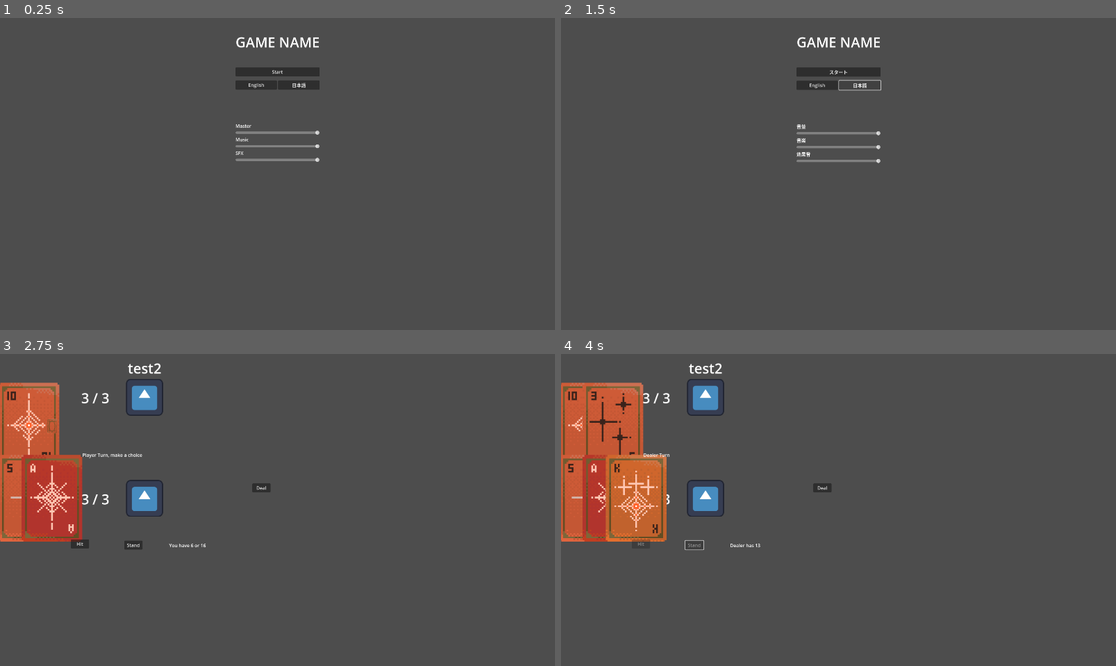
Above: before the commit, frames 1-4 (two rows, left to right).
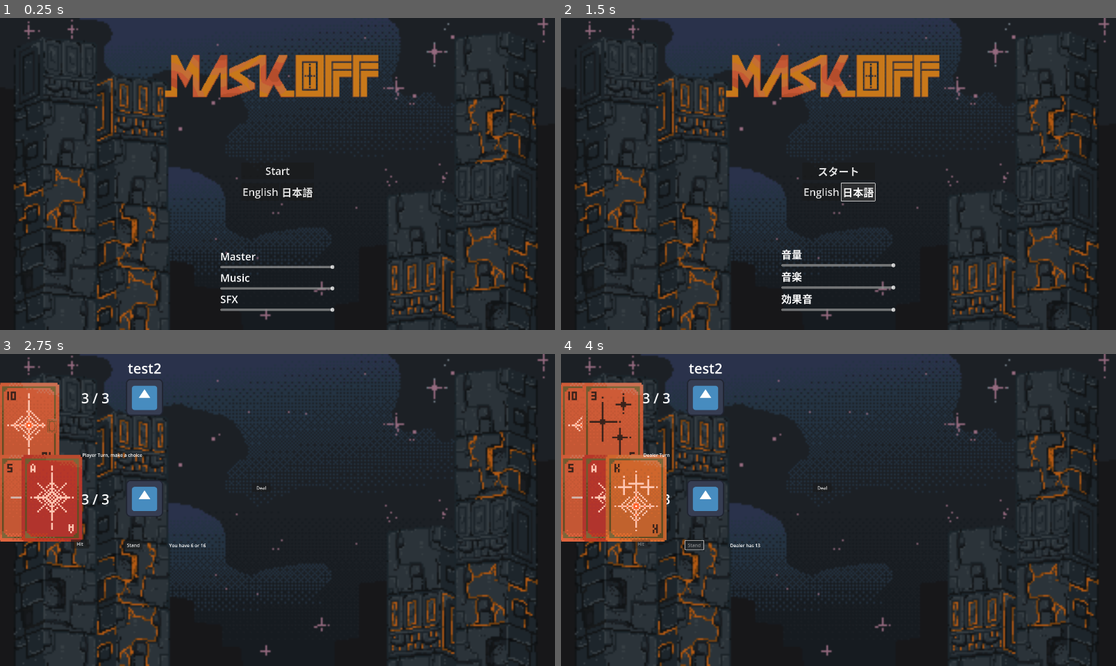
Above: after the commit, the same moments.

Repository: jrattur2/ggj-2026-team-coup
Game: Godot game, scene res://Levels/startup_level.tscn
Same seed, same stepped clock (60 frames per second), same inputs: the game is played once before the commit and once after it. The engine's default icon, where the game draws it, is replaced by a stand-in: a white triangle on a blue panel in a dark square.
Inputs:
- Up to frame 1 (0.25 s): no input
- Up to frame 2 (1.5 s): click "English" at 0.5 s; click "日本語" at 1.25 s
- Up to frame 3 (2.75 s): click "スタート" at 2 s
- Up to frame 4 (4 s): click "Hit" at 2.75 s; click "Stand" at 3.5 s

The runs differ from the first frame. In frame 1, 99% of the frame differs, in the area x 0-100%, y 0-100%; in frame 2, 99%; in frame 3, 91%; in frame 4, 89%.

Commit message:
adjust main menu

Diff:
--- a/Levels/startup_level.tscn
+++ b/Levels/startup_level.tscn
@@ -6,6 +6,7 @@
 [ext_resource type="Resource" uid="uid://beavtv02jelgd" path="res://Resources/Enemy/test_enemy.tres" id="3_2w55e"]
 [ext_resource type="Resource" uid="uid://bl838rgbidx8s" path="res://Resources/Enemy/test_enemy2.tres" id="4_sesdb"]
 [ext_resource type="PackedScene" uid="uid://b7ofdux6144l0" path="res://Menu/post_battle_menu.tscn" id="5_2w55e"]
+[ext_resource type="Texture2D" uid="uid://cr3jxi01f25rk" path="res://assets/backgrounds/title_background.png" id="5_wrxox"]
 [ext_resource type="PackedScene" uid="uid://btv65mscyer4p" path="res://Menu/win_screen.tscn" id="7_vpdpk"]
 [ext_resource type="PackedScene" uid="uid://cesjx236ptpm1" path="res://Menu/lose_screen.tscn" id="8_ntmli"]
 [ext_resource type="AudioStream" uid="uid://b6u8dyoogdtfu" path="res://assets/music/Theme 1 WIP.mp3" id="9_ntmli"]
@@ -13,6 +14,36 @@
 [node name="StartupLevel" type="Node"]
 script = ExtResource("1_l788o")
 enemies = Array[ExtResource("2_q50bm")]([ExtResource("3_2w55e"), ExtResource("4_sesdb")])
+
+[node name="BG" type="Control" parent="."]
+layout_mode = 3
+anchors_preset = 15
+anchor_right = 1.0
+anchor_bottom = 1.0
+grow_horizontal = 2
+grow_vertical = 2
+
+[node name="Title" type="Control" parent="BG"]
+layout_mode = 1
+anchors_preset = 15
+anchor_right = 1.0
+anchor_bottom = 1.0
+grow_horizontal = 2
+grow_vertical = 2
+
+[node name="TextureRect" type="TextureRect" parent="BG/Title"]
+layout_mode = 1
+anchors_preset = 15
+anchor_right = 1.0
+anchor_bottom = 1.0
+grow_horizontal = 2
+grow_vertical = 2
+texture = ExtResource("5_wrxox")
+
+[node name="Battle" type="Control" parent="BG"]
+anchors_preset = 0
+offset_right = 40.0
+offset_bottom = 40.0
 
 [node name="Ingame" type="Node" parent="."]
 
--- a/Menu/main-menu.tscn
+++ b/Menu/main-menu.tscn
@@ -1,9 +1,85 @@
-[gd_scene load_steps=3 format=3 uid="uid://mabbruid8hy5"]
+[gd_scene load_steps=14 format=3 uid="uid://mabbruid8hy5"]
 
 [ext_resource type="Script" uid="uid://giv7366j4an5" path="res://Menu/main_menu.gd" id="1_n8aby"]
-
-[sub_resource type="LabelSettings" id="LabelSettings_n8aby"]
-font_size = 48
+[ext_resource type="Texture2D" uid="uid://c81epeke3tqbk" path="res://assets/backgrounds/title.png" id="2_rp0vd"]
+
+[sub_resource type="AtlasTexture" id="AtlasTexture_a4ffa"]
+atlas = ExtResource("2_rp0vd")
+region = Rect2(0, 0, 256, 50)
+
+[sub_resource type="AtlasTexture" id="AtlasTexture_yvecl"]
+atlas = ExtResource("2_rp0vd")
+region = Rect2(256, 0, 256, 50)
+
+[sub_resource type="AtlasTexture" id="AtlasTexture_kn8ug"]
+atlas = ExtResource("2_rp0vd")
+region = Rect2(512, 0, 256, 50)
+
+[sub_resource type="AtlasTexture" id="AtlasTexture_7ie6l"]
+atlas = ExtResource("2_rp0vd")
+region = Rect2(768, 0, 256, 50)
+
+[sub_resource type="AtlasTexture" id="AtlasTexture_n4pu2"]
+atlas = ExtResource("2_rp0vd")
+region = Rect2(0, 50, 256, 50)
+
+[sub_resource type="AtlasTexture" id="AtlasTexture_p1p1i"]
+atlas = ExtResource("2_rp0vd")
+region = Rect2(256, 50, 256, 50)
+
+[sub_resource type="AtlasTexture" id="AtlasTexture_j5xqh"]
+atlas = ExtResource("2_rp0vd")
+region = Rect2(512, 50, 256, 50)
+
+[sub_resource type="AtlasTexture" id="AtlasTexture_0aty3"]
+atlas = ExtResource("2_rp0vd")
+region = Rect2(768, 50, 256, 50)
+
+[sub_resource type="AtlasTexture" id="AtlasTexture_mumn6"]
+atlas = ExtResource("2_rp0vd")
+region = Rect2(0, 100, 256, 50)
+
+[sub_resource type="AtlasTexture" id="AtlasTexture_ixeei"]
+atlas = ExtResource("2_rp0vd")
+region = Rect2(256, 100, 256, 50)
+
+[sub_resource type="SpriteFrames" id="SpriteFrames_nwo0u"]
+animations = [{
+"frames": [{
+"duration": 1.0,
+"texture": SubResource("AtlasTexture_a4ffa")
+}, {
+"duration": 1.0,
+"texture": SubResource("AtlasTexture_yvecl")
+}, {
+"duration": 1.0,
+"texture": SubResource("AtlasTexture_kn8ug")
+}, {
+"duration": 1.0,
+"texture": SubResource("AtlasTexture_7ie6l")
+}, {
+"duration": 1.0,
+"texture": SubResource("AtlasTexture_n4pu2")
+}, {
+"duration": 1.0,
+"texture": SubResource("AtlasTexture_p1p1i")
+}, {
+"duration": 1.0,
+"texture": SubResource("AtlasTexture_j5xqh")
+}, {
+"duration": 1.0,
+"texture": SubResource("AtlasTexture_0aty3")
+}, {
+"duration": 1.0,
+"texture": SubResource("AtlasTexture_mumn6")
+}, {
+"duration": 1.0,
+"texture": SubResource("AtlasTexture_ixeei")
+}],
+"loop": true,
+"name": &"default",
+"speed": 8.0
+}]
 
 [node name="MainMenu" type="Control"]
 layout_mode = 3
@@ -14,102 +90,115 @@
 grow_vertical = 2
 script = ExtResource("1_n8aby")
 
-[node name="MarginContainer" type="MarginContainer" parent="."]
+[node name="Control" type="Control" parent="."]
 layout_mode = 1
-anchors_preset = 13
+anchors_preset = 5
 anchor_left = 0.5
 anchor_right = 0.5
-anchor_bottom = 1.0
-offset_left = -88.0
-offset_right = 88.0
+offset_left = -20.0
+offset_right = 20.0
+offset_bottom = 40.0
 grow_horizontal = 2
-grow_vertical = 2
-
-[node name="VBoxContainer" type="VBoxContainer" parent="MarginContainer"]
-layout_mode = 2
-
-[node name="MarginContainer3" type="MarginContainer" parent="MarginContainer/VBoxContainer"]
-layout_mode = 2
-theme_override_constants/margin_top = 50
-theme_override_constants/margin_bottom = 50
-
-[node name="TitleLabel" type="Label" parent="MarginContainer/VBoxContainer/MarginContainer3"]
-layout_mode = 2
-text = "GAME NAME"
-label_settings = SubResource("LabelSettings_n8aby")
-horizontal_alignment = 1
-
-[node name="StartButton" type="Button" parent="MarginContainer/VBoxContainer"]
-layout_mode = 2
+
+[node name="AnimatedSprite2D" type="AnimatedSprite2D" parent="Control"]
+position = Vector2(0, 200)
+scale = Vector2(3, 3)
+sprite_frames = SubResource("SpriteFrames_nwo0u")
+
+[node name="StartButton" type="Button" parent="."]
+layout_mode = 0
+offset_left = 834.5
+offset_top = 500.0
+offset_right = 1085.5
+offset_bottom = 558.0
+theme_override_font_sizes/font_size = 36
 text = "MENU_START"
 
-[node name="MarginContainer" type="MarginContainer" parent="MarginContainer/VBoxContainer"]
-layout_mode = 2
+[node name="MarginContainer2" type="MarginContainer" parent="."]
+layout_mode = 0
+offset_left = 834.5
+offset_top = 562.0
+offset_right = 1085.5
+offset_bottom = 640.0
 theme_override_constants/margin_top = 10
 theme_override_constants/margin_bottom = 10
 
-[node name="HBoxContainer" type="HBoxContainer" parent="MarginContainer/VBoxContainer/MarginContainer"]
-layout_mode = 2
-
-[node name="EnButton" type="Button" parent="MarginContainer/VBoxContainer/MarginContainer/HBoxContainer"]
+[node name="HBoxContainer" type="HBoxContainer" parent="MarginContainer2"]
+layout_mode = 2
+
+[node name="EnButton" type="Button" parent="MarginContainer2/HBoxContainer"]
 auto_translate_mode = 2
 layout_mode = 2
 size_flags_horizontal = 3
+theme_override_font_sizes/font_size = 36
 text = "English"
 
-[node name="JaButton" type="Button" parent="MarginContainer/VBoxContainer/MarginContainer/HBoxContainer"]
+[node name="JaButton" type="Button" parent="MarginContainer2/HBoxContainer"]
 auto_translate_mode = 2
 layout_mode = 2
 size_flags_horizontal = 3
+theme_override_font_sizes/font_size = 36
 text = "日本語"
 
-[node name="MarginContainer2" type="MarginContainer" parent="MarginContainer/VBoxContainer"]
-layout_mode = 2
-theme_override_constants/margin_top = 100
-theme_override_constants/margin_bottom = 10
-
-[node name="VBoxContainer4" type="VBoxContainer" parent="MarginContainer/VBoxContainer/MarginContainer2"]
-layout_mode = 2
-
-[node name="VBoxContainer" type="VBoxContainer" parent="MarginContainer/VBoxContainer/MarginContainer2/VBoxContainer4"]
-layout_mode = 2
-
-[node name="Label" type="Label" parent="MarginContainer/VBoxContainer/MarginContainer2/VBoxContainer4/VBoxContainer"]
-layout_mode = 2
+[node name="VBoxContainer4" type="VBoxContainer" parent="."]
+layout_mode = 1
+anchors_preset = 7
+anchor_left = 0.5
+anchor_top = 1.0
+anchor_right = 0.5
+anchor_bottom = 1.0
+offset_left = -198.0
+offset_top = -280.0
+offset_right = 198.0
+offset_bottom = -62.0
+grow_horizontal = 2
+grow_vertical = 0
+
+[node name="VBoxContainer" type="VBoxContainer" parent="VBoxContainer4"]
+layout_mode = 2
+
+[node name="Label" type="Label" parent="VBoxContainer4/VBoxContainer"]
+layout_mode = 2
+theme_override_font_sizes/font_size = 36
 text = "MENU_AUDIO_MASTER"
 
-[node name="MasterSlider" type="HSlider" parent="MarginContainer/VBoxContainer/MarginContainer2/VBoxContainer4/VBoxContainer"]
+[node name="MasterSlider" type="HSlider" parent="VBoxContainer4/VBoxContainer"]
+unique_name_in_owner = true
 layout_mode = 2
 max_value = 1.0
 step = 0.001
 
-[node name="VBoxContainer2" type="VBoxContainer" parent="MarginContainer/VBoxContainer/MarginContainer2/VBoxContainer4"]
-layout_mode = 2
-
-[node name="Label" type="Label" parent="MarginContainer/VBoxContainer/MarginContainer2/VBoxContainer4/VBoxContainer2"]
-layout_mode = 2
+[node name="VBoxContainer2" type="VBoxContainer" parent="VBoxContainer4"]
+layout_mode = 2
+
+[node name="Label" type="Label" parent="VBoxContainer4/VBoxContainer2"]
+layout_mode = 2
+theme_override_font_sizes/font_size = 36
 text = "MENU_AUDIO_MUSIC"
 
-[node name="MusicSlider" type="HSlider" parent="MarginContainer/VBoxContainer/MarginContainer2/VBoxContainer4/VBoxContainer2"]
+[node name="MusicSlider" type="HSlider" parent="VBoxContainer4/VBoxContainer2"]
+unique_name_in_owner = true
 layout_mode = 2
 max_value = 1.0
 step = 0.001
 
-[node name="VBoxContainer3" type="VBoxContainer" parent="MarginContainer/VBoxContainer/MarginContainer2/VBoxContainer4"]
-layout_mode = 2
-
-[node name="Label" type="Label" parent="MarginContainer/VBoxContainer/MarginContainer2/VBoxContainer4/VBoxContainer3"]
-layout_mode = 2
+[node name="VBoxContainer3" type="VBoxContainer" parent="VBoxContainer4"]
+layout_mode = 2
+
+[node name="Label" type="Label" parent="VBoxContainer4/VBoxContainer3"]
+layout_mode = 2
+theme_override_font_sizes/font_size = 36
 text = "MENU_AUDIO_SFX"
 
-[node name="SFXSlider" type="HSlider" parent="MarginContainer/VBoxContainer/MarginContainer2/VBoxContainer4/VBoxContainer3"]
+[node name="SFXSlider" type="HSlider" parent="VBoxContainer4/VBoxContainer3"]
+unique_name_in_owner = true
 layout_mode = 2
 max_value = 1.0
 step = 0.001
 
-[connection signal="pressed" from="MarginContainer/VBoxContainer/StartButton" to="." method="_on_start_button_pressed"]
-[connection signal="pressed" from="MarginContainer/VBoxContainer/MarginContainer/HBoxContainer/EnButton" to="." method="_on_en_button_pressed"]
-[connection signal="pressed" from="MarginContainer/VBoxContainer/MarginContainer/HBoxContainer/JaButton" to="." method="_on_ja_button_pressed"]
-[connection signal="value_changed" from="MarginContainer/VBoxContainer/MarginContainer2/VBoxContainer4/VBoxContainer/MasterSlider" to="." method="_on_master_slider_value_changed"]
-[connection signal="value_changed" from="MarginContainer/VBoxContainer/MarginContainer2/VBoxContainer4/VBoxContainer2/MusicSlider" to="." method="_on_music_slider_value_changed"]
-[connection signal="value_changed" from="MarginContainer/VBoxContainer/MarginContainer2/VBoxContainer4/VBoxContainer3/SFXSlider" to="." method="_on_sfx_slider_value_changed"]
+[connection signal="pressed" from="StartButton" to="." method="_on_start_button_pressed"]
+[connection signal="pressed" from="MarginContainer2/HBoxContainer/EnButton" to="." method="_on_en_button_pressed"]
+[connection signal="pressed" from="MarginContainer2/HBoxContainer/JaButton" to="." method="_on_ja_button_pressed"]
+[connection signal="value_changed" from="VBoxContainer4/VBoxContainer/MasterSlider" to="." method="_on_master_slider_value_changed"]
+[connection signal="value_changed" from="VBoxContainer4/VBoxContainer2/MusicSlider" to="." method="_on_music_slider_value_changed"]
+[connection signal="value_changed" from="VBoxContainer4/VBoxContainer3/SFXSlider" to="." method="_on_sfx_slider_value_changed"]
--- a/Menu/main_menu.gd
+++ b/Menu/main_menu.gd
@@ -13,9 +13,9 @@
 	Japanese,
 }
 
-@onready var master_slider: HSlider = $MarginContainer/VBoxContainer/MarginContainer2/VBoxContainer4/VBoxContainer/MasterSlider
-@onready var music_slider: HSlider = $MarginContainer/VBoxContainer/MarginContainer2/VBoxContainer4/VBoxContainer2/MusicSlider
-@onready var sfx_slider: HSlider = $MarginContainer/VBoxContainer/MarginContainer2/VBoxContainer4/VBoxContainer3/SFXSlider
+@onready var master_slider: HSlider = %MasterSlider
+@onready var music_slider: HSlider = %MusicSlider
+@onready var sfx_slider: HSlider = %SFXSlider
 
 var current_language := GameLanguage.English
 
Not shown: 1 places in Levels/startup_level.tscn that only renumber resources
